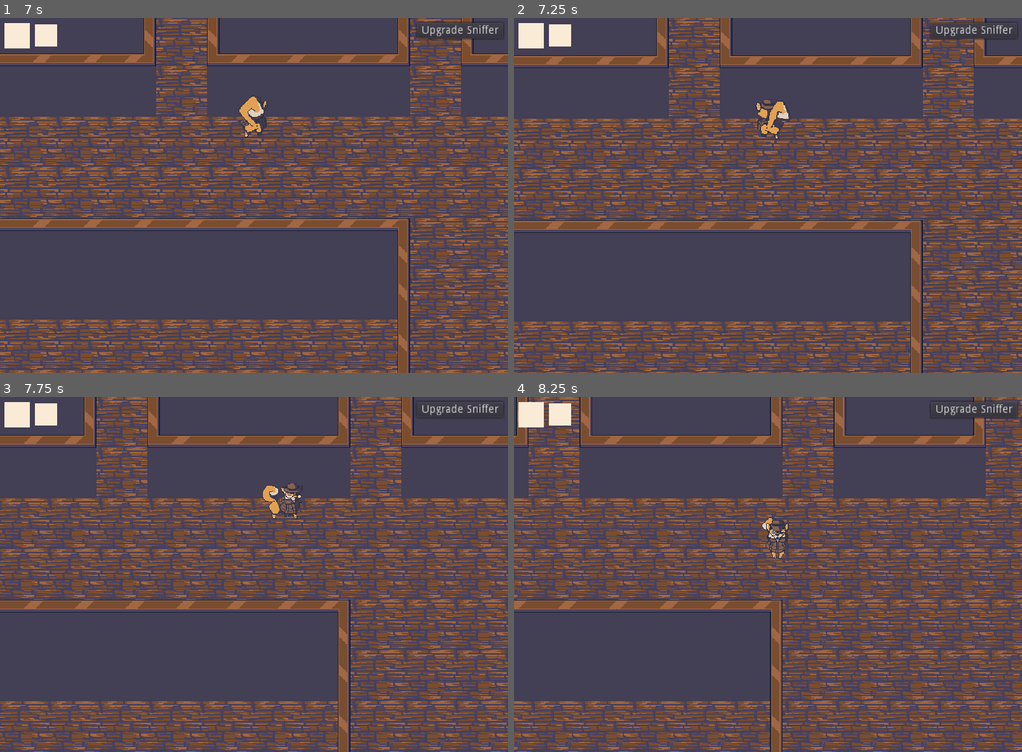
Above: before the commit, frames 1-4 (two rows, left to right).
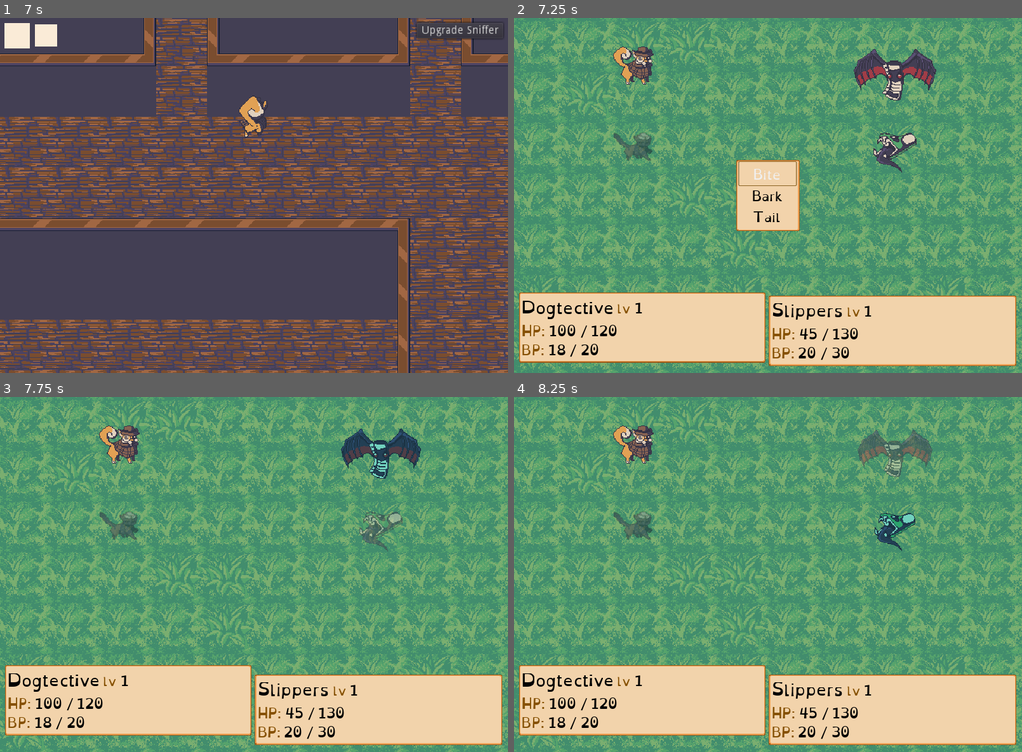
Above: after the commit, the same moments.

Repository: WolfgangSenff/GWJ2YrAnniversary
Game: Godot game, scene res://Maps/RichardsHouse.tscn
The game is run twice, just before and just after one commit, with the same random seed, the same clock (stepped at 60 frames per second) and the same inputs. This scene is started directly instead of the project's main scene. Sound files missing from this copy of the repository are replaced by a short silence.
Inputs (mouse positions are in pixels of both pictures, inside the frame that each line leads up to):
- Up to frame 1 (7 s): tap Enter (ui_accept) at 0.5, 0.77, 1.52, 3.02, 3.77, 4.52, 6.02, 6.77 s; move the mouse to (365, 177) at 0.52 s; hold Right (ui_right) 0.53-1.28 s; move the mouse to (152, 213) at 1.27 s; hold Down (ui_down) 1.28-2.03 s; move the mouse to (304, 117) at 2.02 s; hold Right (ui_right) 2.03-2.78 s; move the mouse to (228, 266) at 2.77 s; hold Up (ui_up) 2.78-3.53 s; move the mouse to (406, 248) at 3.52 s; hold Left (ui_left) 3.53-5.03 s; move the mouse to (101, 142) at 4.27 s; move the mouse to (279, 195) at 5.02 s; hold Down (ui_down) 5.03-5.78 s; move the mouse to (177, 106) at 5.77 s; hold Right (ui_right) 5.78-6.53 s; move the mouse to (365, 177) at 6.52 s; hold Up (ui_up) from 6.53 s (still down)
- Up to frame 2 (7.25 s): keep holding Up (ui_up)
- Up to frame 3 (7.75 s): move the mouse to (152, 592) at 7.27 s; release Up (ui_up) at 7.28 s; hold Right (ui_right) from 7.28 s (still down); tap Enter (ui_accept) at 7.52 s
- Up to frame 4 (8.25 s): move the mouse to (818, 496) at 8.02 s; release Right (ui_right) at 8.03 s; hold Down (ui_down) from 8.03 s (still down)

Frame 1 is identical in both runs. In frame 2, 99% of the frame differs, in the area x 0-100%, y 0-100%; in frame 3, 100%; in frame 4, 100%.

Commit message:
Add enemies.

Diff:
--- a/Characters/Monsters/BaseMonster.gd
+++ b/Characters/Monsters/BaseMonster.gd
@@ -4,6 +4,7 @@
 
 func _ready():
     hp = max_hp
+    mp = max_mp
 
 func select_attack(targets):
     var living_targets := []
@@ -14,7 +15,7 @@
     var target = living_targets[index]
 
 
-    if magic_skills.size() > 0 and randi() % 10 > 3:
+    if magic_skills.size() > 0 and randi() % 10 > 4 and mp > 10:
         var magic_skill : BaseMagicAttack = magic_skills[randi() % magic_skills.size()]
         var magic_attack = MagicAttack.new()
         if magic_skill.hit_all:
--- /dev/null
+++ b/Characters/Monsters/Groups/TVSlippers.tres
@@ -0,0 +1,11 @@
+[gd_resource type="Resource" load_steps=4 format=2]
+
+[ext_resource path="res://Characters/Monsters/Groups/MonsterGroup.gd" type="Script" id=1]
+[ext_resource path="res://Characters/Monsters/TV.tscn" type="PackedScene" id=2]
+[ext_resource path="res://Characters/Monsters/Slipper.tscn" type="PackedScene" id=3]
+
+[resource]
+script = ExtResource( 1 )
+monsters = [ ExtResource( 3 ), ExtResource( 2 ) ]
+xp = 320
+cheeze = 210
--- /dev/null
+++ b/Characters/Monsters/Groups/ToiletNewspaperNewsPaper.tres
@@ -0,0 +1,11 @@
+[gd_resource type="Resource" load_steps=4 format=2]
+
+[ext_resource path="res://Characters/Monsters/Groups/MonsterGroup.gd" type="Script" id=1]
+[ext_resource path="res://Characters/Monsters/Toilet.tscn" type="PackedScene" id=2]
+[ext_resource path="res://Characters/Monsters/Newspaper.tscn" type="PackedScene" id=3]
+
+[resource]
+script = ExtResource( 1 )
+monsters = [ ExtResource( 3 ), ExtResource( 2 ), ExtResource( 3 ) ]
+xp = 600
+cheeze = 300
--- /dev/null
+++ b/Characters/Monsters/TV.tscn
@@ -0,0 +1,13 @@
+[gd_scene load_steps=3 format=2]
+
+[ext_resource path="res://Characters/Monsters/BaseMonster.tscn" type="PackedScene" id=1]
+[ext_resource path="res://assets/sprites/tiles/tv.png" type="Texture" id=2]
+
+[node name="TV" instance=ExtResource( 1 )]
+_name = "TV"
+max_hp = 120
+max_mp = 40
+mp = 5000
+
+[node name="Sprite" type="Sprite" parent="." index="2"]
+texture = ExtResource( 2 )
--- /dev/null
+++ b/Characters/Monsters/Toilet.tscn
@@ -0,0 +1,18 @@
+[gd_scene load_steps=4 format=2]
+
+[ext_resource path="res://Characters/Skills/Bark.tscn" type="PackedScene" id=1]
+[ext_resource path="res://Characters/Monsters/BaseMonster.tscn" type="PackedScene" id=2]
+[ext_resource path="res://assets/sprites/tiles/toilet.png" type="Texture" id=3]
+
+[node name="Toilet" instance=ExtResource( 2 )]
+_name = "Toilet"
+max_hp = 300
+max_mp = 35
+mp = 35
+attack = 7
+defense = 7
+level = 3
+magic_skills = [ ExtResource( 1 ) ]
+
+[node name="Sprite" type="Sprite" parent="." index="2"]
+texture = ExtResource( 3 )
--- a/Maps/Bathroom.tscn
+++ b/Maps/Bathroom.tscn
@@ -1,9 +1,15 @@
-[gd_scene load_steps=5 format=2]
+[gd_scene load_steps=9 format=2]
 
 [ext_resource path="res://Maps/LevelBase.tscn" type="PackedScene" id=1]
 [ext_resource path="res://Actions/MapChange.tscn" type="PackedScene" id=2]
 [ext_resource path="res://Objects/Toilet.tscn" type="PackedScene" id=3]
 [ext_resource path="res://Objects/BathroomSink.tscn" type="PackedScene" id=4]
+[ext_resource path="res://Actions/BattleSearcher.tscn" type="PackedScene" id=5]
+[ext_resource path="res://Characters/Monsters/Groups/ToiletNewspaperNewsPaper.tres" type="Resource" id=6]
+[ext_resource path="res://Characters/Monsters/Groups/NewsNewsNews.tres" type="Resource" id=7]
+
+[sub_resource type="RectangleShape2D" id=1]
+extents = Vector2( 310, 238 )
 
 [node name="Bathroom" instance=ExtResource( 1 )]
 music_track = "nostalgia theme (upbeat)"
@@ -29,6 +35,15 @@
 coordinates = Vector2( 10, 1 )
 direction = Vector2( 0, 1 )
 
+[node name="BattleSearcher" parent="Actions" index="1" instance=ExtResource( 5 )]
+max_steps = 200
+min_steps = 100
+monster_groups = [ ExtResource( 6 ), ExtResource( 7 ) ]
+
+[node name="CollisionShape2D" type="CollisionShape2D" parent="Actions/BattleSearcher" index="0"]
+position = Vector2( 294, 212 )
+shape = SubResource( 1 )
+
 [node name="Camera" parent="." index="4"]
 position = Vector2( 347, 429 )
 limit_left = -64
--- a/Maps/RichardsHouse.tscn
+++ b/Maps/RichardsHouse.tscn
@@ -8,6 +8,13 @@
 [ext_resource path="res://Objects/DiningRoomTable.tscn" type="PackedScene" id=6]
 [ext_resource path="res://Objects/TV.tscn" type="PackedScene" id=7]
 [ext_resource path="res://Objects/Sofa.tscn" type="PackedScene" id=8]
+[ext_resource path="res://Actions/BattleSearcher.tscn" type="PackedScene" id=9]
+[ext_resource path="res://Characters/Monsters/Groups/NewsNewsNews.tres" type="Resource" id=10]
+[ext_resource path="res://Characters/Monsters/Groups/NewspaperSlipper.tres" type="Resource" id=11]
+[ext_resource path="res://Characters/Monsters/Groups/TVSlippers.tres" type="Resource" id=12]
+
+[sub_resource type="RectangleShape2D" id=1]
+extents = Vector2( 916, 732 )
 
 [node name="RichardsHouse" instance=ExtResource( 1 )]
 music_track = "nostalgia theme (upbeat)"
@@ -72,6 +79,15 @@
 coordinates = Vector2( 2, 9 )
 direction = Vector2( 0, -1 )
 
+[node name="BattleSearcher" parent="Actions" index="5" instance=ExtResource( 9 )]
+max_steps = 400
+min_steps = 200
+monster_groups = [ ExtResource( 10 ), ExtResource( 11 ), ExtResource( 12 ) ]
+
+[node name="CollisionShape2D" type="CollisionShape2D" parent="Actions/BattleSearcher" index="0"]
+position = Vector2( 825, 543 )
+shape = SubResource( 1 )
+
 [node name="Camera" parent="." index="4"]
 position = Vector2( 774, 1000 )
 limit_left = 64
--- a/Maps/Study.tscn
+++ b/Maps/Study.tscn
@@ -1,9 +1,15 @@
-[gd_scene load_steps=5 format=2]
+[gd_scene load_steps=9 format=2]
 
 [ext_resource path="res://Maps/LevelBase.tscn" type="PackedScene" id=1]
 [ext_resource path="res://Actions/MapChange.tscn" type="PackedScene" id=2]
 [ext_resource path="res://Objects/StudyDesk.tscn" type="PackedScene" id=3]
 [ext_resource path="res://Objects/Clues/DetectiveBookClue.tscn" type="PackedScene" id=4]
+[ext_resource path="res://Actions/BattleSearcher.tscn" type="PackedScene" id=5]
+[ext_resource path="res://Characters/Monsters/Groups/NewsNewsNews.tres" type="Resource" id=6]
+[ext_resource path="res://Characters/Monsters/Groups/NewspaperSlipper.tres" type="Resource" id=7]
+
+[sub_resource type="RectangleShape2D" id=1]
+extents = Vector2( 440, 283 )
 
 [node name="Study" instance=ExtResource( 1 )]
 music_track = "nostalgia theme (upbeat)"
@@ -29,6 +35,15 @@
 coordinates = Vector2( 14, 0.5 )
 direction = Vector2( 0, 1 )
 
+[node name="BattleSearcher" parent="Actions" index="1" instance=ExtResource( 5 )]
+max_steps = 350
+min_steps = 150
+monster_groups = [ ExtResource( 6 ), ExtResource( 7 ) ]
+
+[node name="CollisionShape2D" type="CollisionShape2D" parent="Actions/BattleSearcher" index="0"]
+position = Vector2( 427, 370 )
+shape = SubResource( 1 )
+
 [node name="Camera" parent="." index="4"]
 position = Vector2( 160, 543 )
 limit_left = 0
Not shown: 1 places in Maps/RichardsHouse.tscn that only renumber resources
